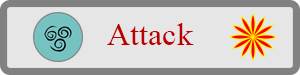
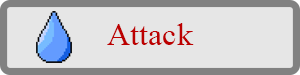
Revision of a layered 300 x 75 image; what changed, layer by layer:
hid "Layer 4" over [33, 12, 83, 62]
showed "Layer 3" over [36, 11, 72, 63]
hid "Layer 5" over [33, 11, 277, 63]
showed "Layer 0" over [33, 11, 277, 63]
